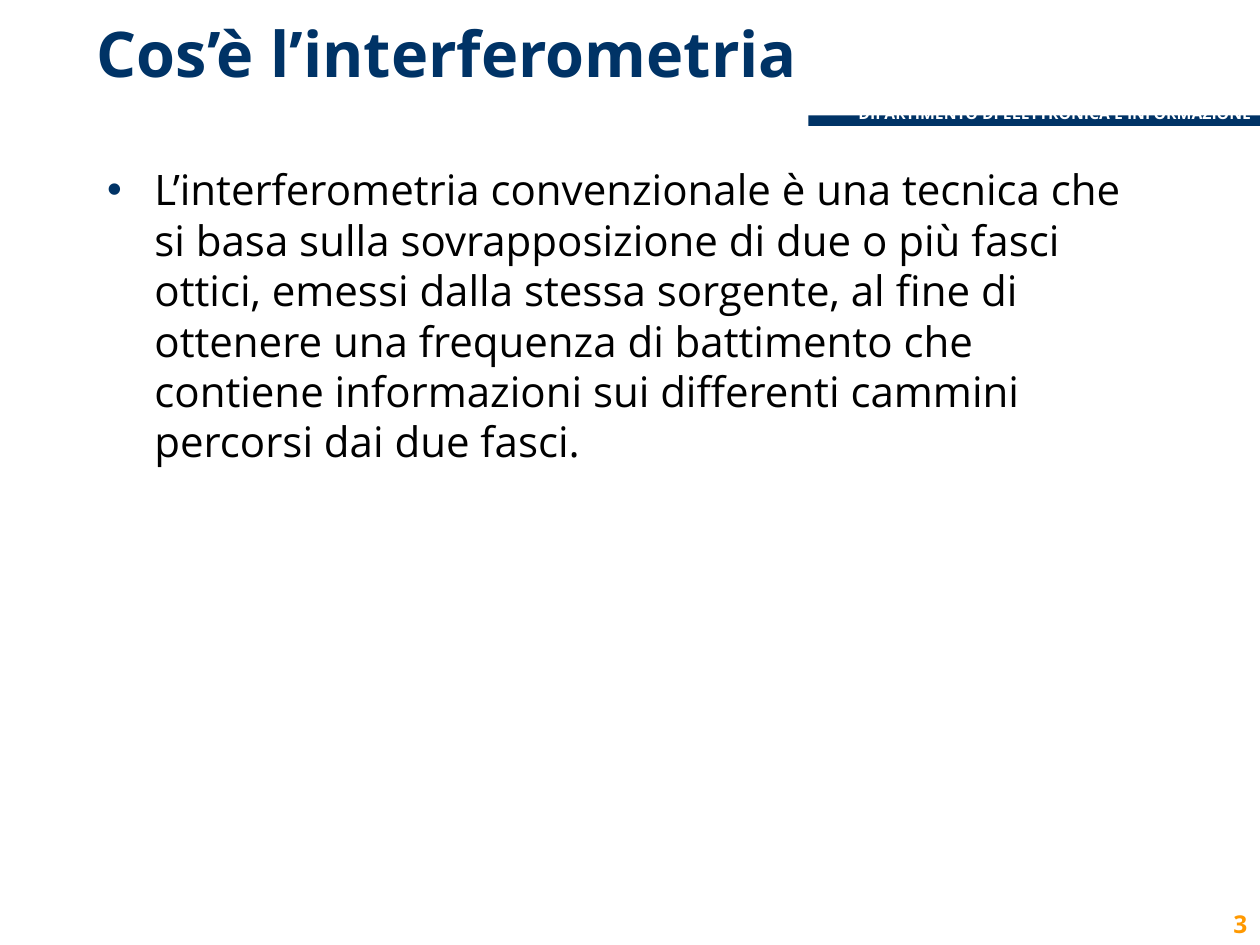
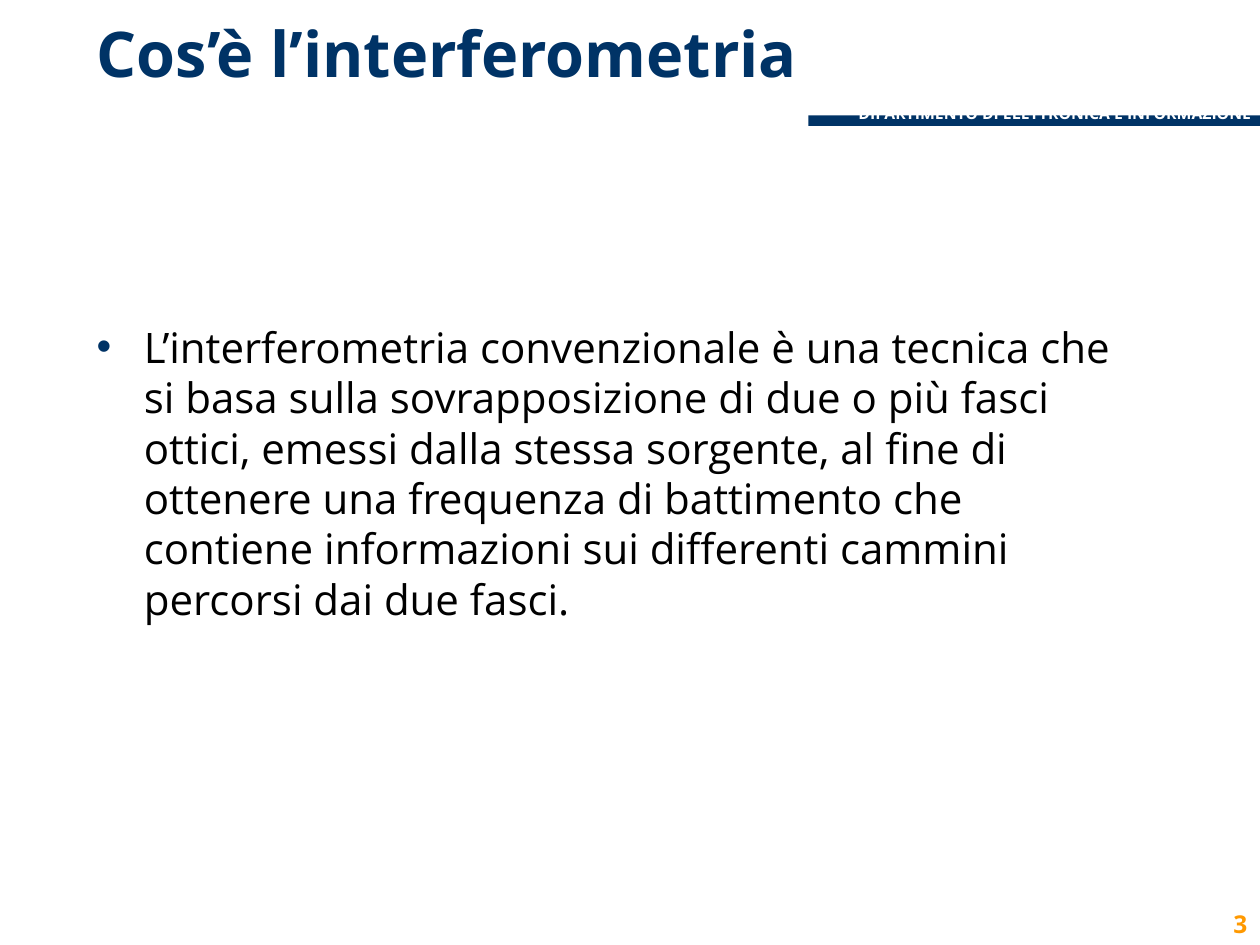
Before and after one commit to lcavagnispolimi/thesis_latex, a slide deck: slide 3 of presentazione_discussione.pptx. Drawn at 1260x945 pixels with LibreOffice and Linux fonts; fonts in the diff are those of the drawing; background and template pictures are left out. Boxes give left, top, right and bottom in pixels: in the first picture for what was removed or moved away, otherwise in the second. Text is boxed around its words. In the diff, an @@ line names an element or a change of style, - is before the commit and + after.

```diff
--- a/presentazione_discussione.pptx
+++ b/presentazione_discussione.pptx
@@ text "L’interferometria convenzionale è una tecnica ...": place and size @@
-text "L’interferometria convenzionale è una tecnica ..." at (154, 172, 1120, 467)
+text "L’interferometria convenzionale è una tecnica ..." at (144, 330, 1109, 625)
```
Also in this commit, not shown: 14 other slides changed, 1 slide added, 2 slides removed.
